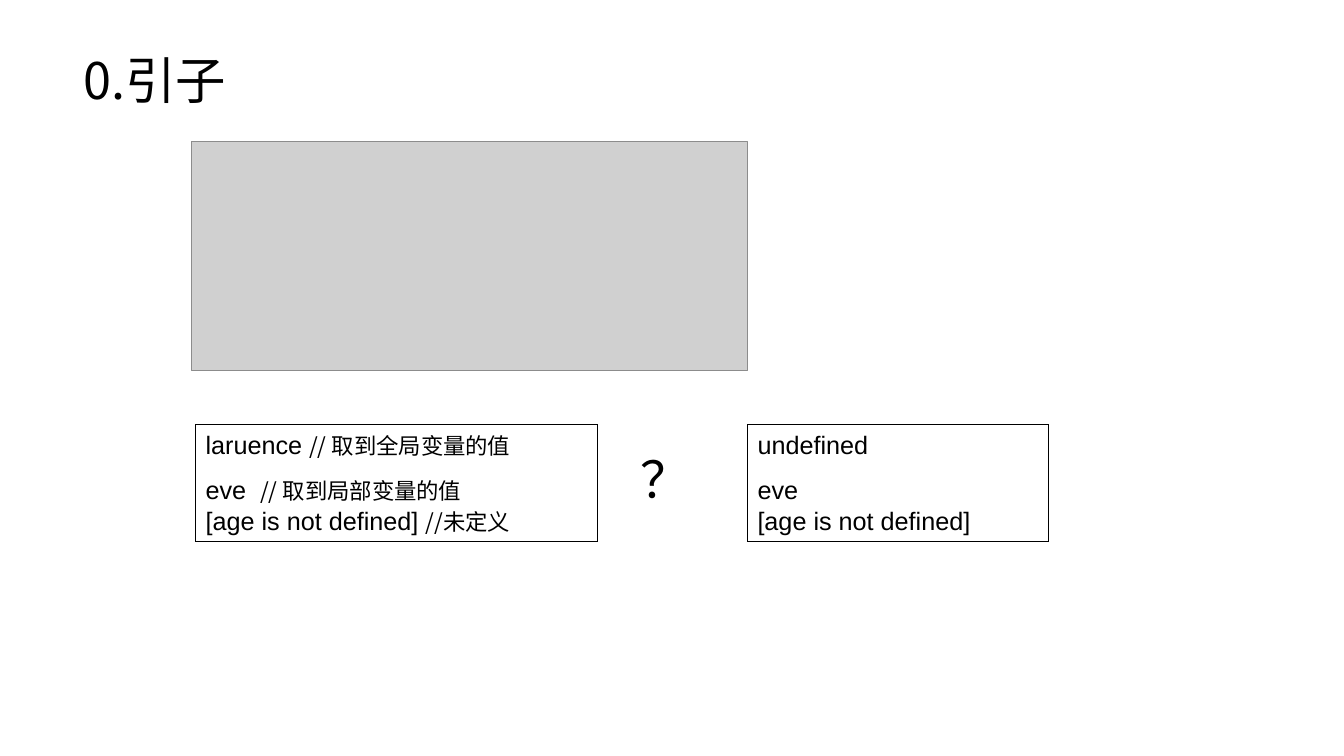
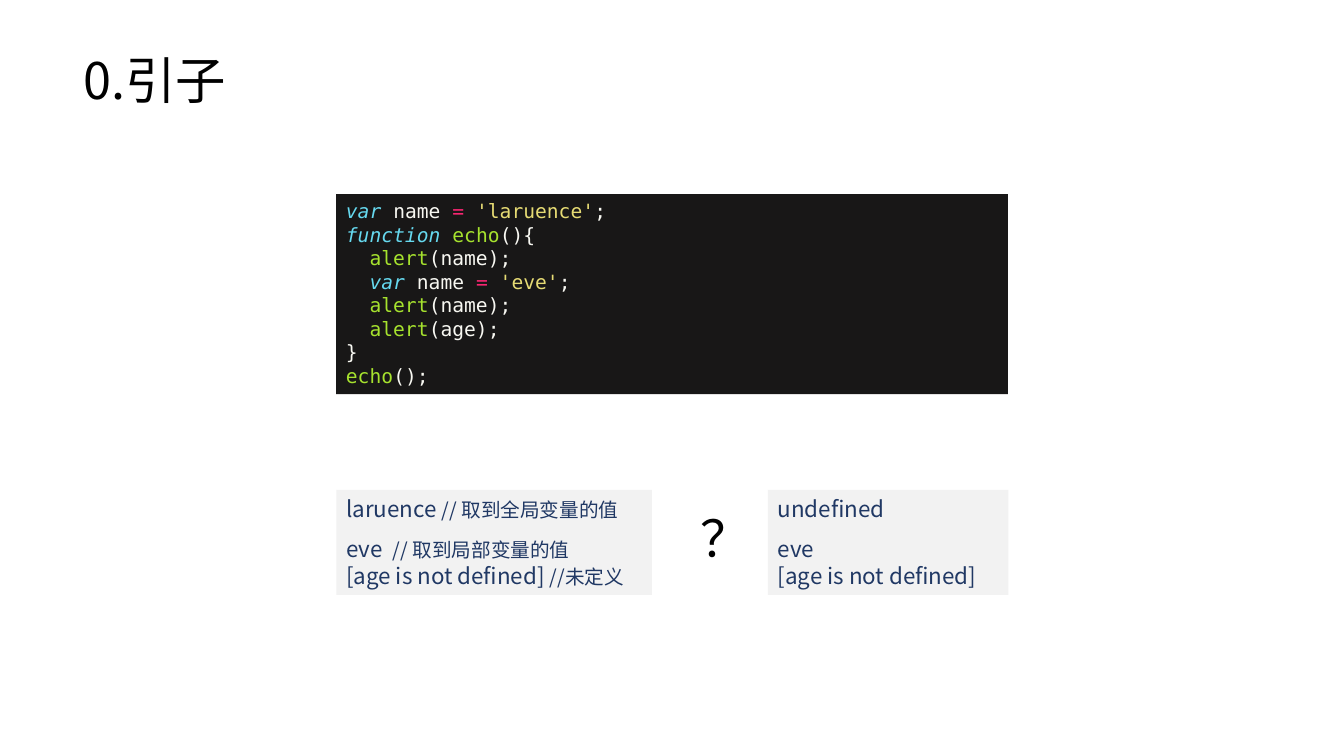
Before and after one commit to timeless15/timeless15.github.io, a slide deck: slide 2 of scope.pptx. Drawn at 1344x756 pixels with LibreOffice and Linux fonts; fonts in the diff are those of the drawing; grey boxes stand for pictures. Boxes give left, top, right and bottom in pixels: in the first picture for what was removed or moved away, otherwise in the second. Text is boxed around its words. In the diff, an @@ line names an element or a change of style, - is before the commit and + after.

```diff
--- a/scope.pptx
+++ b/scope.pptx
@@ picture removed at [192, 142, 747, 371] @@
@@ rectangle added at [336, 195, 1008, 395], fill #181717, 14 pt, text #F8F8F2 @@
+var name = 'laruence';
+function echo(){
+alert(name);
+var name = 'eve';
+alert(name);
+alert(age);
+}
+echo();
@@ rectangle "laruence // 取到全局变量的值": place and size @@
-rectangle "laruence // 取到全局变量的值" at [196, 424, 597, 541]
+rectangle "laruence // 取到全局变量的值" at [337, 490, 652, 595]
@@ rectangle "laruence // 取到全局变量的值" at [337, 490, 652, 595]: size 18 to 16 pt, font Arial to Noto Sans CJK SC in "laruence", "eve", "[age is not defined]"; size 16 to 14 pt in "// 取到全局变量的值", "// 取到局部变量的值", "//未定义"; text colour #000000 to #203864; fill none to #F2F2F2; outline #000000 0.75 pt to none @@
@@ text "？": place and size @@
-text "？" at [630, 443, 702, 514]
+text "？" at [691, 502, 762, 574]
@@ text "？" at [691, 502, 762, 574]: alignment left to centre @@
@@ rectangle "undefined": place and size @@
-rectangle "undefined" at [748, 424, 1049, 541]
+rectangle "undefined" at [768, 490, 1009, 595]
@@ rectangle "undefined" at [768, 490, 1009, 595]: size 18 to 16 pt, font Arial to Noto Sans CJK SC, text colour #000000 to #203864; fill none to #F2F2F2; outline #000000 0.75 pt to none @@
```
Also in this commit, not shown: 4 other slides changed, 10 slides added, 1 slide removed, 8 other files.
